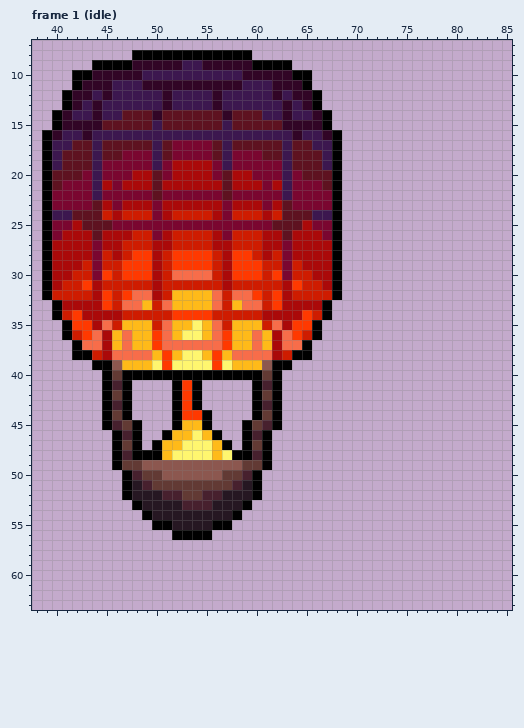
Two states of a pixel-art file, assets_src/image/units/flare/battle_flare.ase. Above: the version before the commit.
95x80 pixels, 18 frames. Shown: frame 1 (idle): x 38..85, y 7..63. The commit also changed other frames, which this record leaves out.
The result:
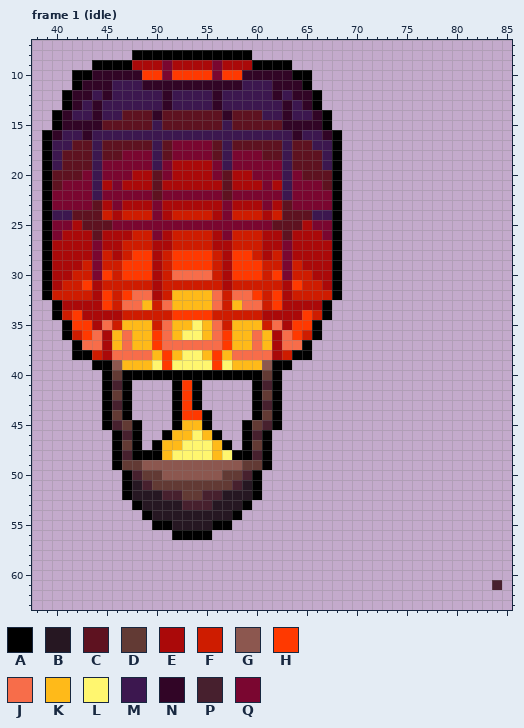
Palette (. is transparent): A #000000  B #261722  C #5e1220  D #623a34  E #aa0909  F #ce1c00  G #8c574f  H #ff3900  J #f76d4a  K #ffba19  L #fff66f  M #3c174f  N #310526  P #47202e  Q #7a0630
Changes in this commit:
Frame 1 (idle):
Colour E replaces colour M in row 9 at x 53 to 54.
Colour E replaces colour N in row 9 at x 48 to 50, 52, 55 and 57 to 59.
Colour H replaces colour M in row 10 at x 49 to 50, 52 to 55 and 57 to 58.
Colour P is added in row 61 at x 84.
Colour Q replaces colour M in row 10 at x 51 and 56.
Colour Q replaces colour N in row 9 at x 51 and 56.
Changed places in both pictures, as pixel boxes (x1, y1, x2, y2):
changed: (132, 60, 252, 80)
added: (492, 580, 502, 590)
